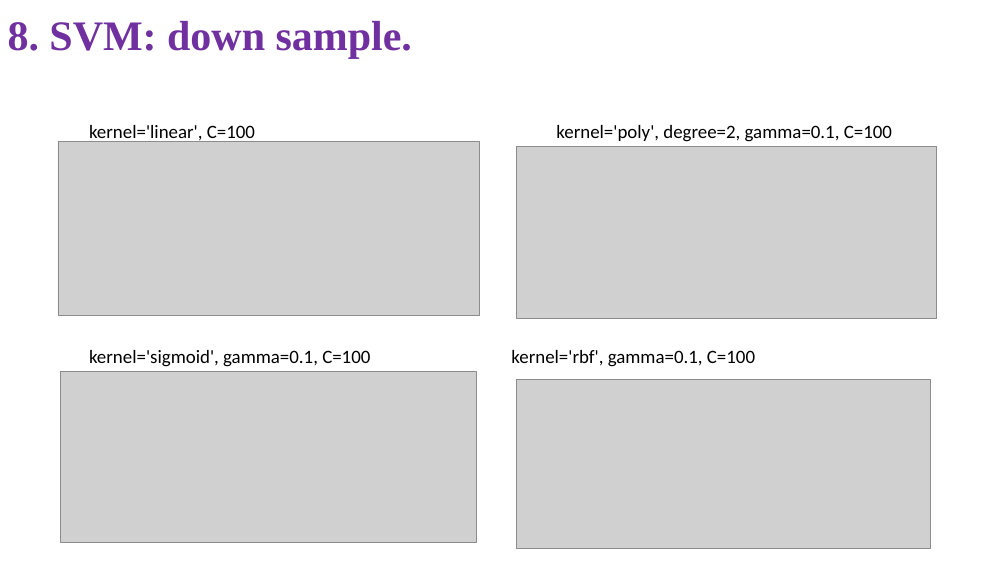
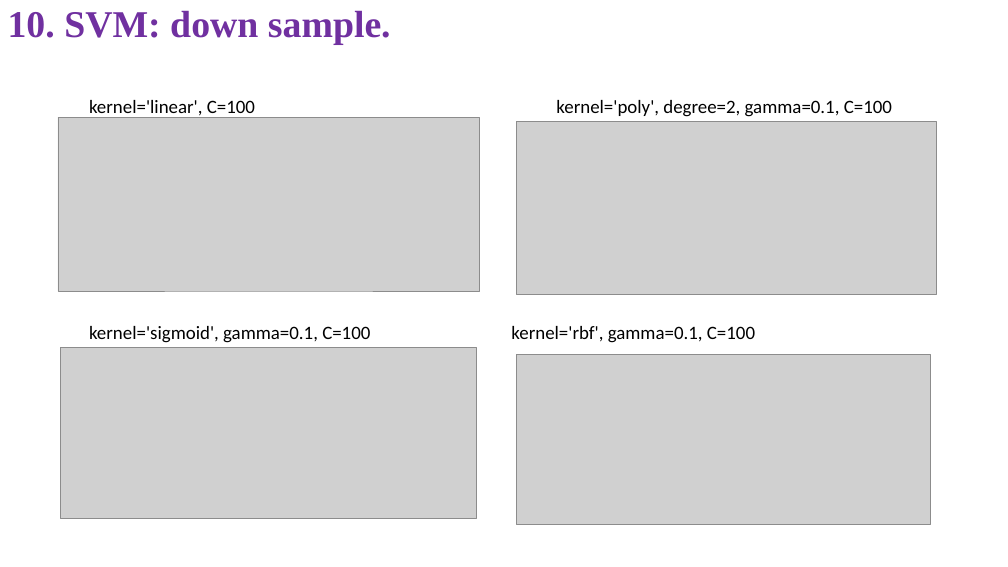
Before and after one commit to NghiLamPhuc/MachineLearning_2020_2021_HK1, a slide deck: slide 45 of FinalProject/Final.pptx (slide 46 before the commit). Drawn at 1008x567 pixels with LibreOffice and Linux fonts; fonts in the diff are those of the drawing; grey boxes stand for pictures. Boxes give left, top, right and bottom in pixels: in the first picture for what was removed or moved away, otherwise in the second. Text is boxed around its words. In the diff, an @@ line names an element or a change of style, - is before the commit and + after.

```diff
--- a/FinalProject/Final.pptx
+++ b/FinalProject/Final.pptx
@@ title at [8, 10, 391, 44]: text changed; size 40 to 36 pt @@
-8. SVM: down sample.
+10. SVM: down sample.
@@ 4 pictures, 4 texts: place and size @@
-4 pictures, 4 texts at [58, 125, 937, 549]
+4 pictures, 4 texts at [58, 100, 937, 524]
```
Also in this commit, not shown: 18 other slides changed, 50 other files.
